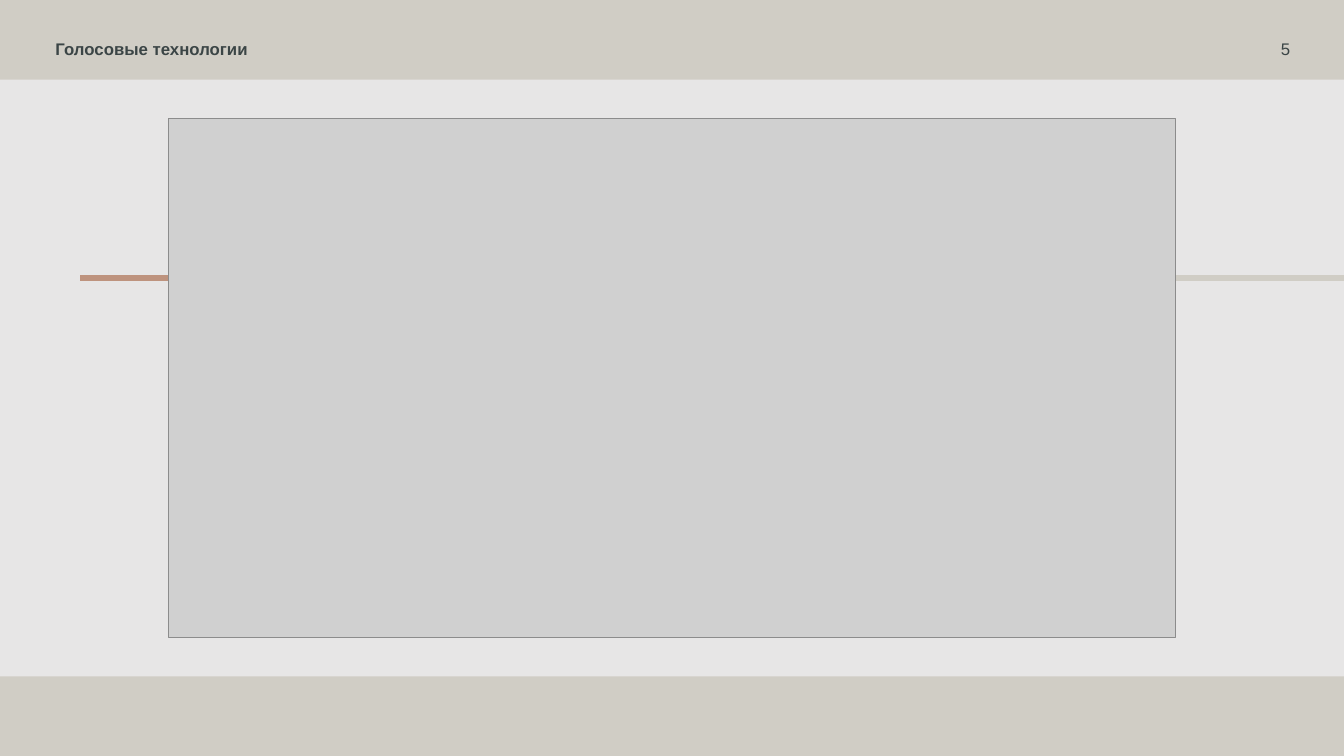
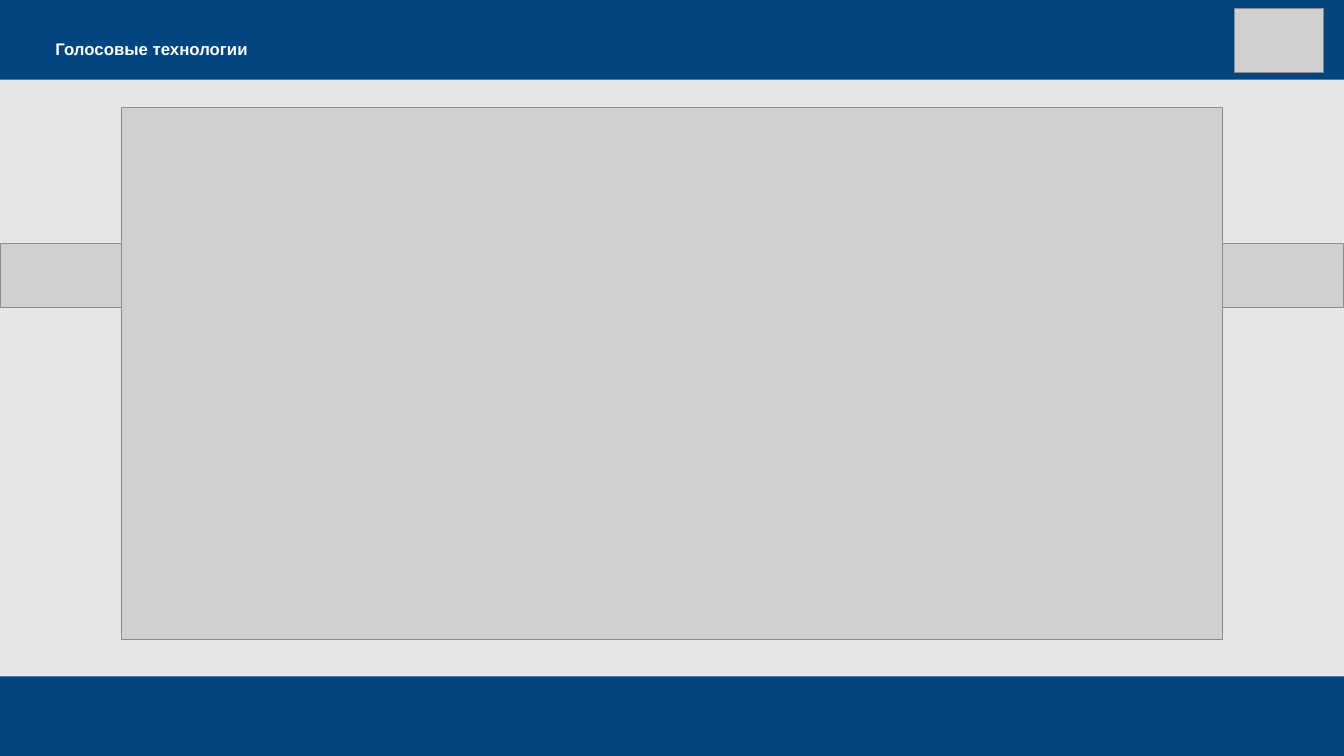
Before and after one commit to dmitrii-naumenko/Pet_SST_NLP, a slide deck: slide 5 of Презентация.pptx. Drawn at 1344x756 pixels with LibreOffice and Linux fonts; fonts in the diff are those of the drawing; grey boxes stand for pictures. Boxes give left, top, right and bottom in pixels: in the first picture for what was removed or moved away, otherwise in the second. Text is boxed around its words. In the diff, an @@ line names an element or a change of style, - is before the commit and + after.

```diff
--- a/Презентация.pptx
+++ b/Презентация.pptx
@@ background #D0CDC5 to #00457E @@
@@ picture added at bbox=[1235, 8, 1324, 73] @@
@@ text "Голосовые технологии" at bbox=[55, 43, 248, 55]: text colour #3B4546 to #FFFFFF @@
@@ page number removed at bbox=[1281, 43, 1290, 55] @@
-5
@@ picture: place and size @@
-picture at bbox=[168, 119, 1176, 637]
+picture at bbox=[121, 108, 1223, 639]
@@ picture added at bbox=[0, 244, 1344, 309] @@
@@ line removed from (824, 278) to (81, 278) @@
```
Also in this commit, not shown: 8 other slides changed, 1 slide added, 3 slides removed.
